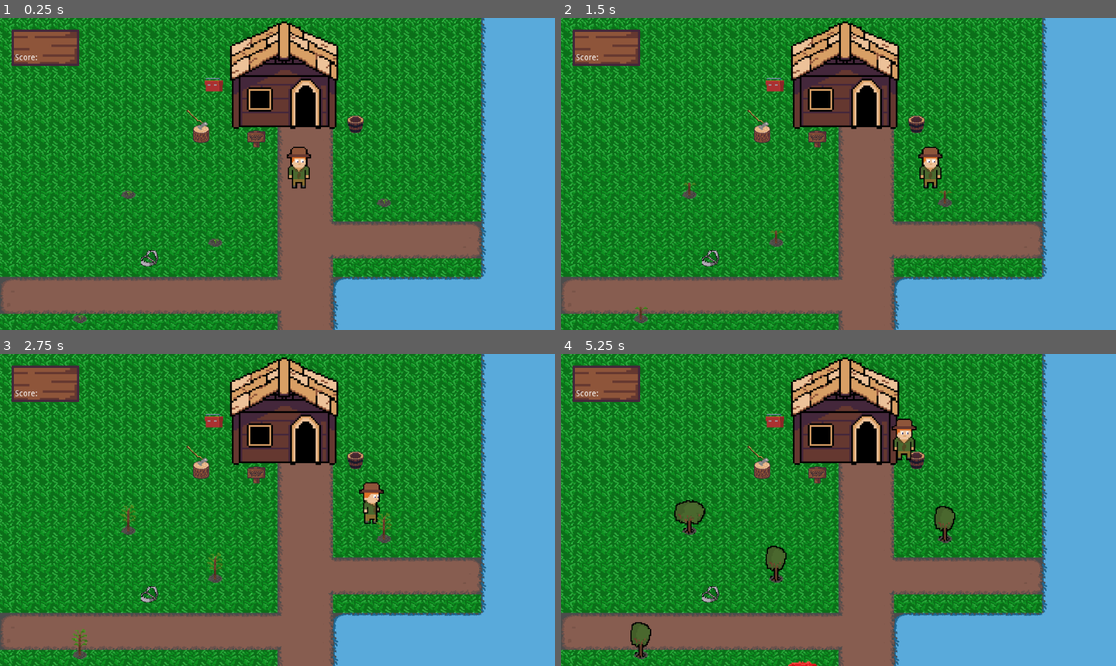
Above: before the commit, frames 1-4 (two rows, left to right).
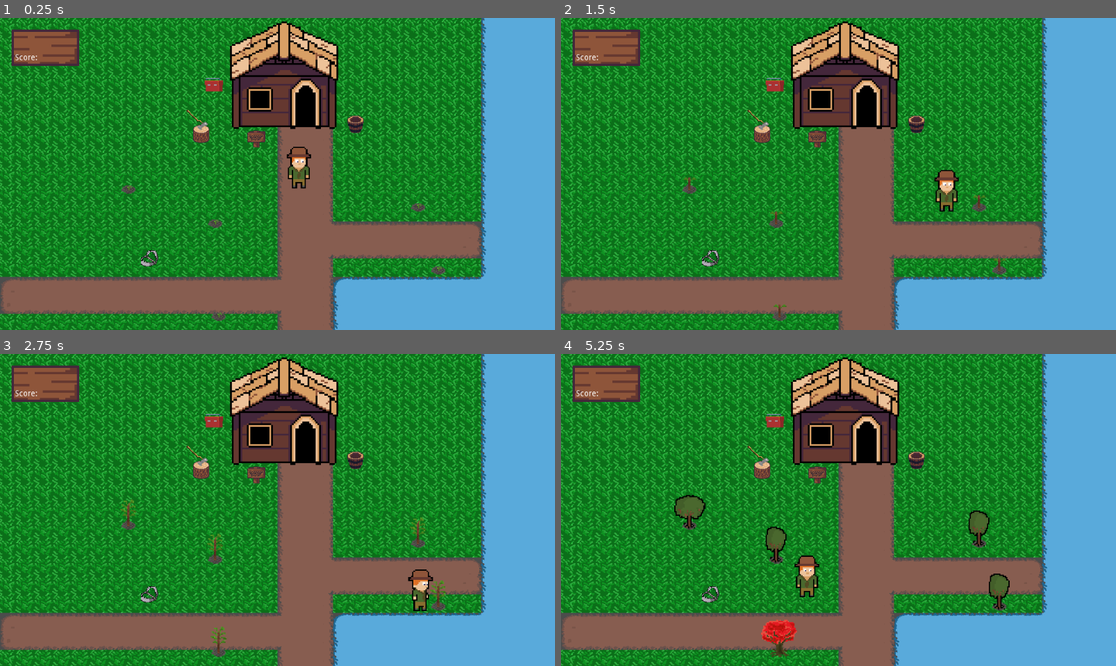
Above: after the commit, the same moments.

Repository: Robimy-gry/Forest-GJ
Game: Godot game, scene res://World.tscn
The game is run twice, just before and just after one commit, with the same random seed, the same clock (stepped at 60 frames per second) and the same inputs.
Inputs:
- Up to frame 1 (0.25 s): no input
- Up to frame 2 (1.5 s): tap Enter (ui_accept) at 0.5, 0.77, 0.8, 1.07, 1.35 s; hold Right (ui_right) 0.53-1.28 s; hold Space (ui_select) 0.53-1.28 s; hold Down (ui_down) from 1.28 s (still down)
- Up to frame 3 (2.75 s): tap Enter (ui_accept) at 1.52, 1.82, 2.3 s; tap Space (ui_select) at 1.55 s; release Down (ui_down) at 2.03 s; hold Right (ui_right) from 2.03 s (still down); hold Space (ui_select) from 2.03 s (still down)
- Up to frame 4 (5.25 s): release Right (ui_right) at 2.78 s; release Space (ui_select) at 2.78 s; hold Up (ui_up) 2.78-3.53 s; tap Space (ui_select) at 2.85, 4.35 s; tap Enter (ui_accept) at 3.02, 3.32, 3.6, 3.77, 4.07, 4.52, 4.82 s; hold Left (ui_left) 3.53-5.03 s; hold Down (ui_down) from 5.03 s (still down); hold Space (ui_select) from 5.03 s (still down)

The runs differ from the first frame. In frame 1, 0.4% of the frame differs, in the area x 13-81%, y 53-98%; in frame 2, 1.4%; in frame 3, 1.8%; in frame 4, 3.6%, in the area x 12-81%, y 20-100%.

Commit message:
Added main stats

Diff:
--- a/Player.gd
+++ b/Player.gd
@@ -28,5 +28,8 @@
         $AnimatedSprite.play("stand")
         #velocity = velocity.move_toward(Vector2.ZERO, FRICTION * delta)
 
+    if Input.is_action_just_pressed("ui_accept"):
+        GlobalWorld.print_stats()
+
 
     move_and_collide(velocity * delta)
--- a/TreeSpawner.gd
+++ b/TreeSpawner.gd
@@ -48,8 +48,8 @@
     for tree_node in collection_trees:
         if tree_node.get_class() == "Area2D":
             if(
-                (position.x < tree_node.get_position().x+120 && position.x > tree_node.get_position().x-120) &&
-                (position.y < tree_node.get_position().y+120 && position.y > tree_node.get_position().y-120)
+                (position.x < tree_node.get_position().x+110 && position.x > tree_node.get_position().x-110) &&
+                (position.y < tree_node.get_position().y+110 && position.y > tree_node.get_position().y-110)
                 ):
                 no_trees = false
                 break
--- a/World.gd
+++ b/World.gd
@@ -1,5 +1,16 @@
 extends Node2D
 
+
+#Stats
+
+var burnt_trees = 0
+var chopped_trees = 0
+var grown_trees = 0
+var destroyed_traps = 0
+var extinguished_trees = 0
+var time_played = 0
+
+#End of Stats
 
 var tree_count = 0
 
@@ -49,3 +60,19 @@
     yield(get_tree().create_timer(5.0),"timeout")
     $traps/Trap.show()
     pass # Replace with function body.
+
+func resetStats():
+    burnt_trees = 0
+    chopped_trees = 0
+    grown_trees = 0
+    destroyed_traps = 0
+    extinguished_trees = 0
+    time_played = 0
+
+func print_stats():
+    print("\n\nStats\n")
+    print("burnt_trees: ", burnt_trees)
+    print("chopped_trees: ", chopped_trees)
+    print("grown_trees: ", grown_trees)
+    print("destroyed_traps: ", destroyed_traps)
+    print("extinguished_trees: ", extinguished_trees)
--- a/World.tscn
+++ b/World.tscn
@@ -36,6 +36,9 @@
 
 [node name="World" type="Node2D"]
 script = ExtResource( 6 )
+__meta__ = {
+"_edit_horizontal_guides_": [ 551.859, 449.956 ]
+}
 
 [node name="Grass" type="TileMap" parent="."]
 tile_set = ExtResource( 2 )
@@ -171,7 +174,7 @@
 "trees_grp",
 ] instance=ExtResource( 4 )]
 position = Vector2( 1, 0 )
-spawn_area = Rect2( 50, 250, 750, 350 )
+spawn_area = Rect2( 50, 250, 750, 250 )
 max_trees = 20
 
 [node name="TreeTimer" type="Timer" parent="trees"]
--- a/trap.gd
+++ b/trap.gd
@@ -10,6 +10,7 @@
 
 func destroyTrap():
     emit_signal("removeTrap")
+    GlobalWorld.destroyed_traps += 1  # Trap stats
     $CollisionShape2D.set_deferred("disabled",true)
     yield(get_tree().create_timer(0.5), "timeout")
     $CollisionShape2D.set_deferred("disabled",false)
--- a/tree.gd
+++ b/tree.gd
@@ -26,6 +26,7 @@
     tree.hide()
     burnt.hide()
 
+
 func setFire():
     if !deadTree and !isBurnt and isGrown:
         $Fire.play()
@@ -33,13 +34,16 @@
         fire.show()
         $BurnTimer.start()
 
+
 func burnTree():
     if !deadTree and !isBurnt and isGrown:
         isBurnt = true
+        GlobalWorld.burnt_trees += 1 # Burnt trees stats
         $Fire.stop()
         tree.hide()
         fire.hide()
         burnt.show()
+
 
 func putOutFire():
     if !deadTree:
@@ -47,11 +51,13 @@
         fire.hide()
         $Fire.stop()
         $BurnTimer.stop()
+        GlobalWorld.extinguished_trees += 1 #extinguished trees stats
         if GlobalWorld.isBucketFilled == true:
             $Splash.play()
         GlobalWorld.isBucketFilled = false
         #emit_signal("usedWater")
         get_tree().call_group("bucket", "usedWater")
+
 
 func chopedTree():
     stump.show()
@@ -63,6 +69,7 @@
     deadTree = true
     $Fire.stop()
     $BurnTimer.stop()
+    GlobalWorld.chopped_trees += 1 # Chopped trees stats
     if deadTree == true:
         $DisappearTimer.start()
 
@@ -75,6 +82,7 @@
 func _physics_process(delta):
     interactWithTree()
 
+
 func interactWithTree():
     if canInteract and Input.is_action_just_pressed("ui_select") and isGrown:
         if GlobalWorld.tools["axe"] == true:
@@ -83,17 +91,22 @@
             putOutFire()
             get_tree().call_group("World", "guiBucketEmpty")
 
+
 func _on_tree_body_exited(body):
     if body.is_in_group('Player'):
         canInteract = false
 
+
 func grow():
     $AnimatedSprite.play("grow")
+
 
 func _on_AnimatedSprite_animation_finished() -> void:
     $AnimatedSprite.hide()
     isGrown = true
+    GlobalWorld.grown_trees += 1
     tree.show()
+
 
 func _die():
     GlobalWorld.tree_count -= 1
